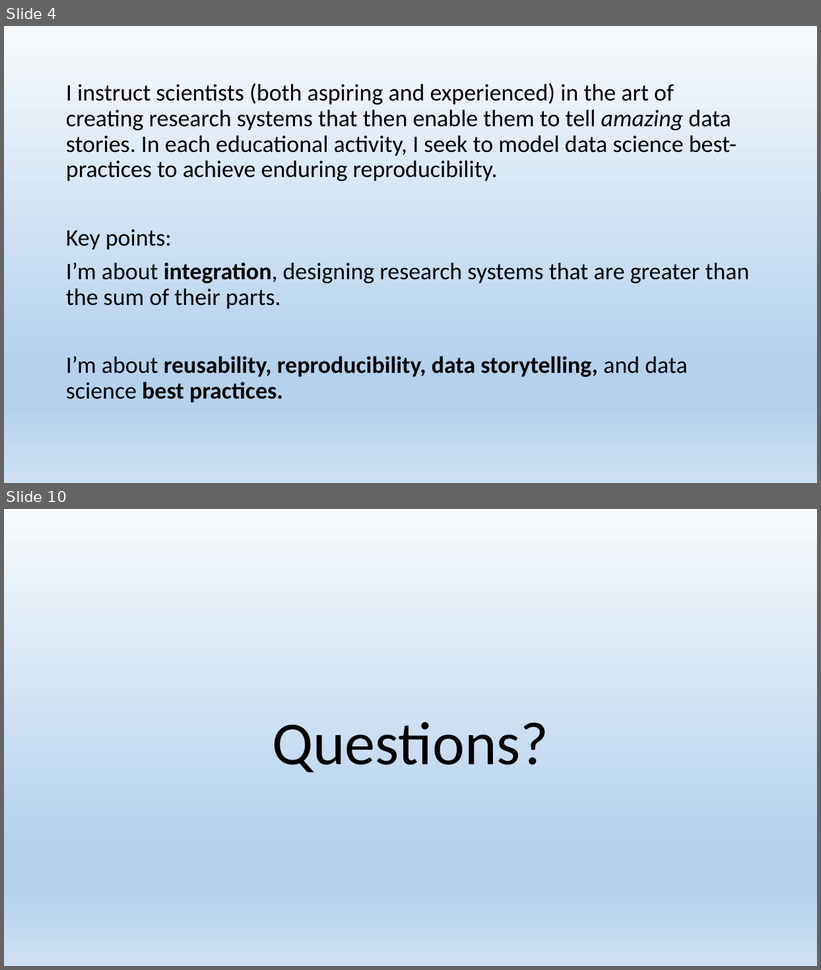
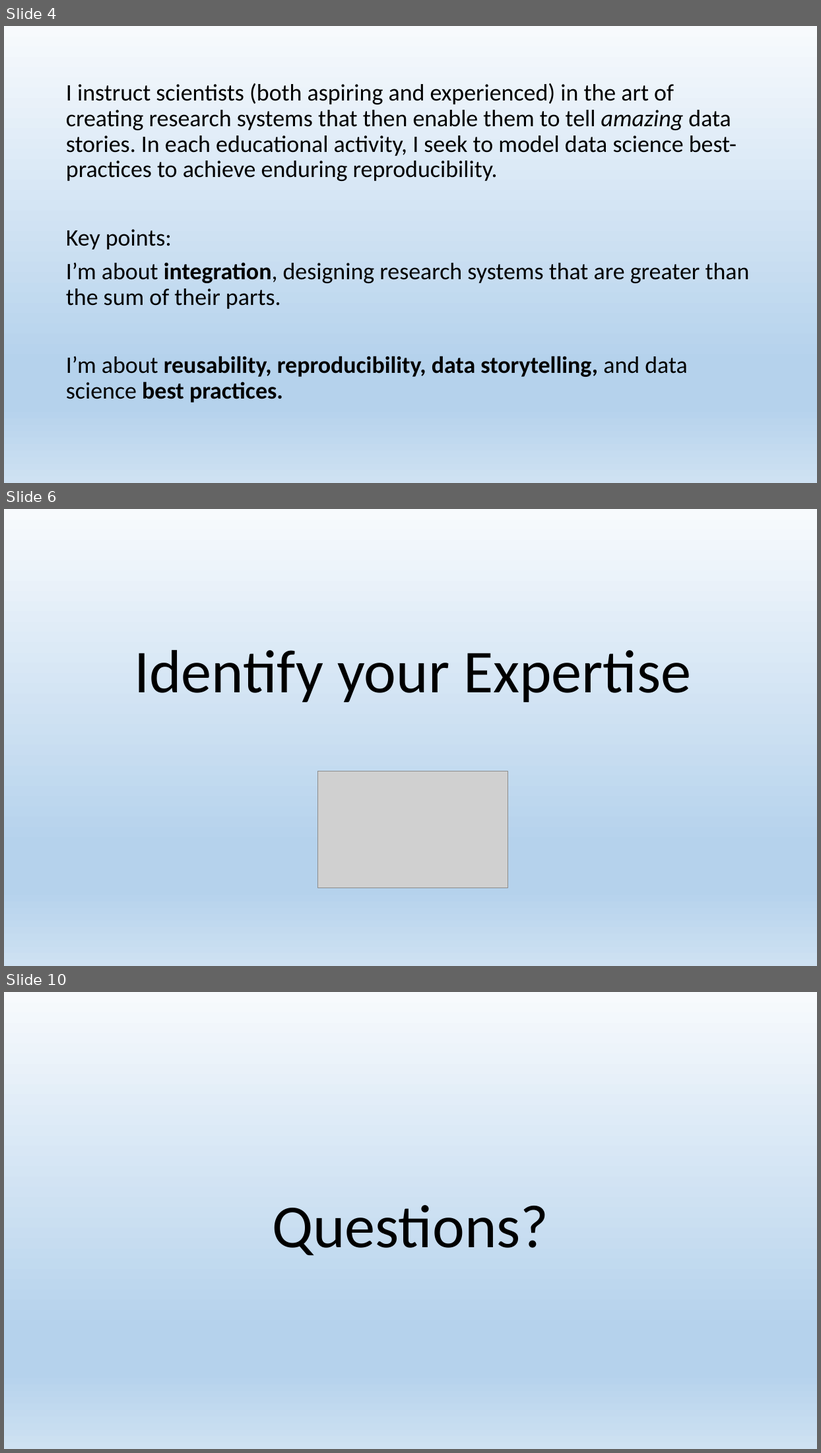
Before and after one commit to mydatastory-dev/projects, a slide deck: _library/library_as_brand.pptx. Shown one above the other, each under a label of ours: slides 4 and 10 before the commit, slides 4, 6 and 10 after it; the slides between them are not shown. The pictures are 821x970 and 821x1453 pixels, drawn with LibreOffice and Linux fonts; fonts in the diff are those of the drawing; grey boxes stand for pictures. Boxes give left, top, right and bottom in pixels: in the first picture for what was removed or moved away, otherwise in the second. Text is boxed around its words. In the diff, an @@ line names an element or a change of style, - is before the commit and + after.

```diff
--- a/_library/library_as_brand.pptx
+++ b/_library/library_as_brand.pptx
@@ slide 6 added at (x1=4, y1=509, x2=817, y2=966), background gradient #F7FAFD to #B5D2EC to #CEE1F2 @@
@@ text added at (x1=134, y1=650, x2=691, y2=702), 72 pt, text #000000 @@
+Identify your Expertise
@@ picture added at (x1=318, y1=771, x2=508, y2=889) @@
```
Also in this commit, not shown: 4 slides changed, 3 other slides added, 4 slides removed.
